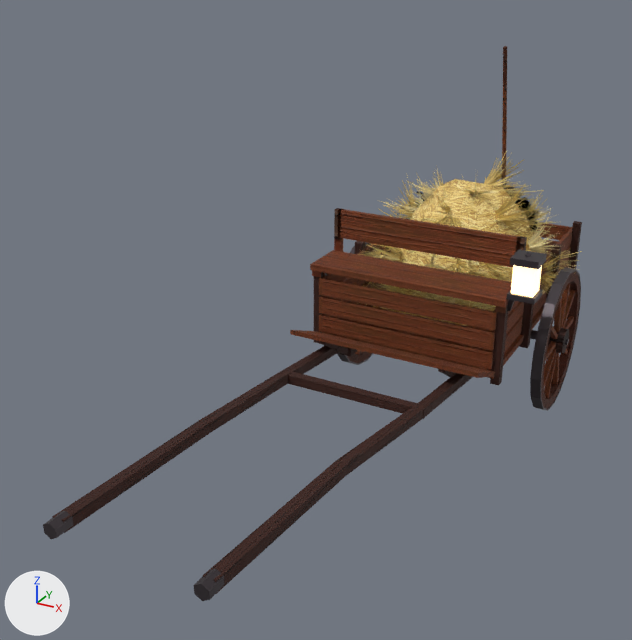
The glTF model art/town/farm/hay_cart.gltf as it was, and as the next commit left it.
Rendered twice from a 50 mm lens placed at (2.47, -7.1, 3.92), pointed at (-0.45, -1.8, 1.27). Lighting does not change. The marker at lower left points along +X, +Y and +Z. The older version comes first. Objects named as collision shapes, trigger or cutter boxes, shadow casters or lower levels of detail are left out. Vertices at exactly the same position are counted once.

Names of what the first picture shows: 'hay_cart'.
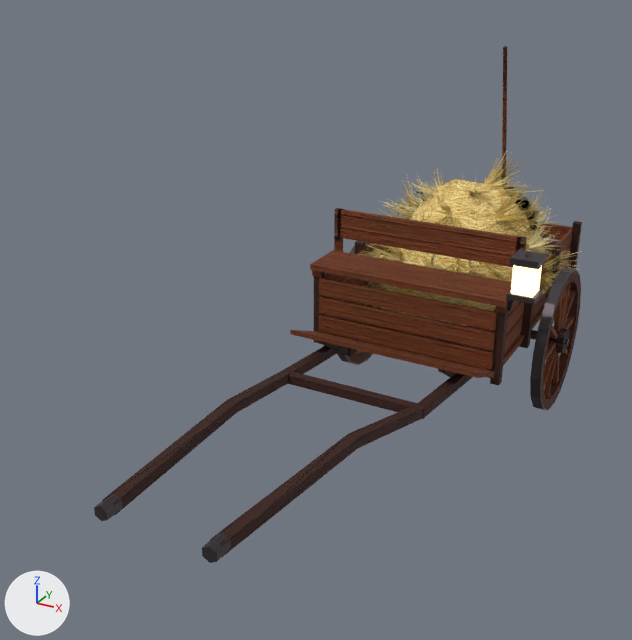
What differs and where, as boxes (x1, y1, x2, y2) in the pictures (632 x 640 px; the box of a moved part takes in the faces that stretch with it):
'hay_cart', reshaped (9% narrower, 7% shorter)
    before: (43, 46, 582, 601)
    after: (94, 46, 582, 563)
part 1 of me_p77, moved or reshaped
    before: (52, 420, 209, 533)
    after: (102, 400, 237, 515)
part 2 of me_p77, moved or reshaped
    before: (203, 461, 347, 594)
    after: (210, 434, 359, 557)
part 3 of me_p77, moved or reshaped
    before: (43, 511, 73, 539)
    after: (94, 494, 123, 521)
part 4 of me_p77, moved or reshaped
    before: (194, 569, 224, 601)
    after: (202, 533, 231, 563)
part 5 of me_p77, moved or reshaped
    before: (200, 371, 426, 475)
    after: (228, 371, 426, 448)

The change, as a diff of the scene's bpy script:
```diff
--- a/art/town/farm/hay_cart.gltf.py
+++ b/art/town/farm/hay_cart.gltf.py
@@ me_p77 @@
 # used by ob_hay_cart; location = (0.0, 0.0, 0.0)
-me_p77.from_pydata(...)  # 1577 vertices, 2028 faces; spans x -1.19..1.09, y -4.56..1.66, z 0.0..3.08
-me_p77.vertices[697].co = (-0.53, -3.21, 1.01)
-me_p77.vertices[698].co = (-0.53, -3.2, 1.09)  # pixel (199, 420)
-me_p77.vertices[699].co = (-0.45, -3.2, 1.01)  # pixel (209, 433)
-me_p77.vertices[700].co = (-0.45, -3.19, 1.09)  # pixel (209, 422)
-me_p77.vertices[721].co = (0.45, -3.2, 1.01)
-me_p77.vertices[722].co = (0.45, -3.19, 1.09)  # pixel (336, 460)
-me_p77.vertices[723].co = (0.53, -3.21, 1.01)  # pixel (346, 475)
-me_p77.vertices[724].co = (0.53, -3.2, 1.09)  # pixel (347, 464)
+me_p77.from_pydata(...)  # 1577 vertices, 2028 faces; spans x -1.19..1.09, y -4.32..1.66, z 0.0..3.08
+# me_p77 part 1: the loose piece of 8 vertices spanning x -0.53..-0.43, y -4.5..-3.2, z 1.01..1.19 is multiplied about its middle by the matrix ((1.008, -0.061, 0.005), (0.061, 1.008, -0.031), (-0.003, 0.031, 1.01)), then moved by (0.09, 0.24, 0.02)
+# me_p77 part 2: the loose piece of 8 vertices spanning x 0.43..0.53, y -4.5..-3.2, z 1.01..1.19 is multiplied about its middle by the matrix ((1.008, 0.061, -0.005), (-0.061, 1.008, -0.031), (0.003, 0.031, 1.01)), then moved by (-0.09, 0.24, 0.02)
+# me_p77 part 3: the loose piece of 12 vertices spanning x -0.51..-0.43, y -4.56..-4.44, z 1.1..1.2 is moved by (0.12, 0.24, 0.0)
+# me_p77 part 4: the loose piece of 12 vertices spanning x 0.43..0.51, y -4.56..-4.44, z 1.1..1.2 is moved by (-0.12, 0.24, 0.0)
+# me_p77 part 5
+me_p77.vertices[697].co = (-0.48, -2.96, 1.05)
+me_p77.vertices[698].co = (-0.48, -2.95, 1.13)  # pixel (227, 399)
+me_p77.vertices[699].co = (-0.41, -2.95, 1.05)  # pixel (236, 412)
+me_p77.vertices[700].co = (-0.41, -2.94, 1.12)  # pixel (237, 402)
+me_p77.vertices[721].co = (0.41, -2.95, 1.05)
+me_p77.vertices[722].co = (0.41, -2.94, 1.12)  # pixel (348, 433)
+me_p77.vertices[723].co = (0.48, -2.96, 1.05)  # pixel (357, 448)
+me_p77.vertices[724].co = (0.48, -2.95, 1.13)  # pixel (359, 436)
 me_p77.materials.append(mat_m_farmhay)
```
